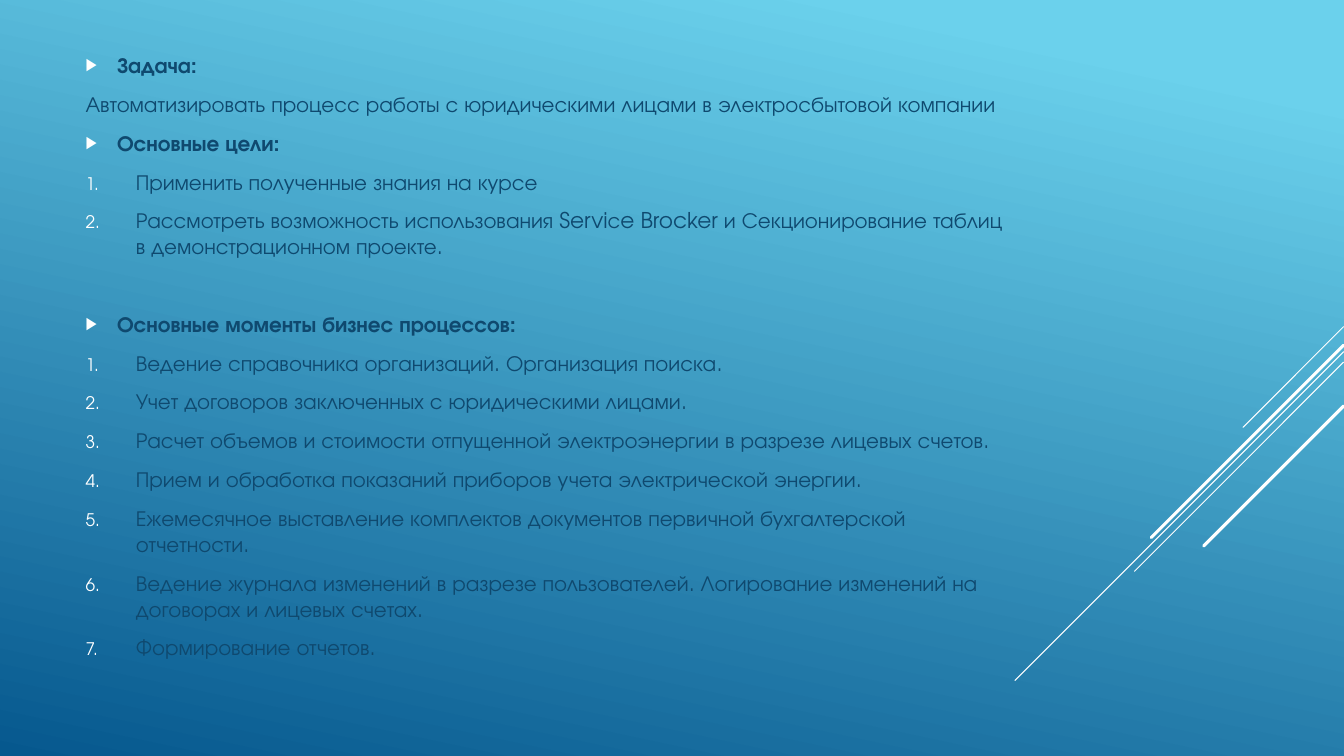
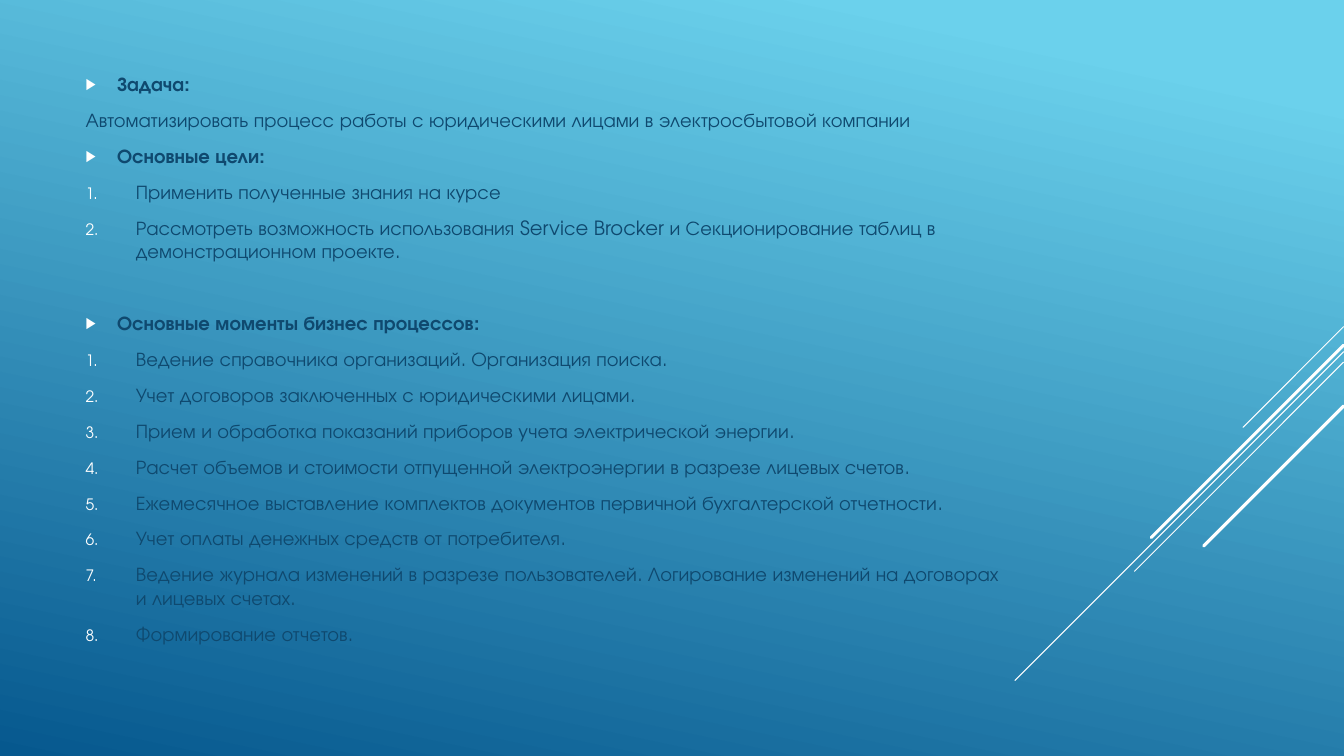
Before and after one commit to Pshikov-Igor/otus-mssql-2021-03-PshikovIE, a slide deck: slide 2 of MyProject/Презентация моего проекта Sbyt (PshikovIE).pptx. Drawn at 1344x756 pixels with LibreOffice and Linux fonts; fonts in the diff are those of the drawing. Boxes give left, top, right and bottom in pixels: in the first picture for what was removed or moved away, otherwise in the second. Text is boxed around its words. In the diff, an @@ line names an element or a change of style, - is before the commit and + after.

Commit message:
Изменил презентацию

```diff
--- a/MyProject/Презентация моего проекта Sbyt (PshikovIE).pptx
+++ b/MyProject/Презентация моего проекта Sbyt (PshikovIE).pptx
@@ text at [86, 77, 999, 605]: size 15.5 to 14 pt in "Задача:", "Автоматизировать процесс работы с юридическими лицами в ...", "Основные цели:", "Применить полученные знания на курсе" and 8 more places @@
@@ text at [136, 425, 789, 441]: paragraph added @@
+3. Прием и обработка показаний приборов учета электрической энергии.
@@ text at [136, 472, 856, 491]: paragraph removed @@
-4. Прием и обработка показаний приборов учета электрической энергии.
@@ text at [136, 532, 561, 548]: paragraph added @@
+6. Учет оплаты денежных средств от потребителя.
```
